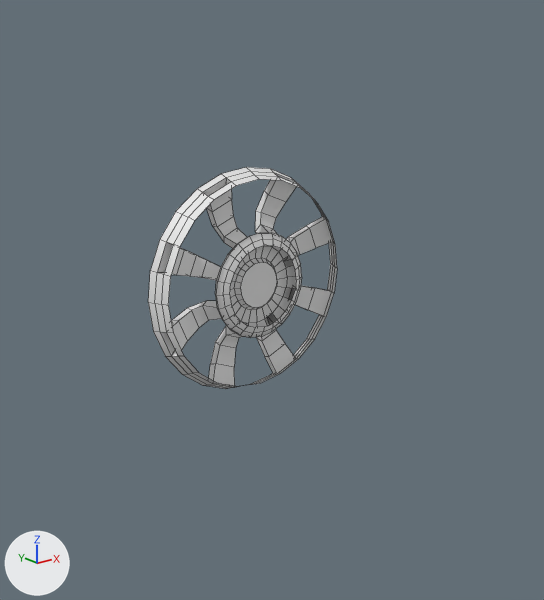
An edit to the OBJ model Maya/Scenes/Wheel.obj, drawn before and after from the same camera.
Camera for both pictures: a 50 mm camera at (-3.85, -4.45, 1.83) aimed at (-0.16, 0.16, -0.01). Lighting does not change. The marker at lower left points along +X, +Y and +Z. Mesh edges are drawn as thin lines. Where no turn or scale is listed for an object, it has been applied to the vertices. Vertices at the same position are counted once.

The first picture shows 'Wheel'.
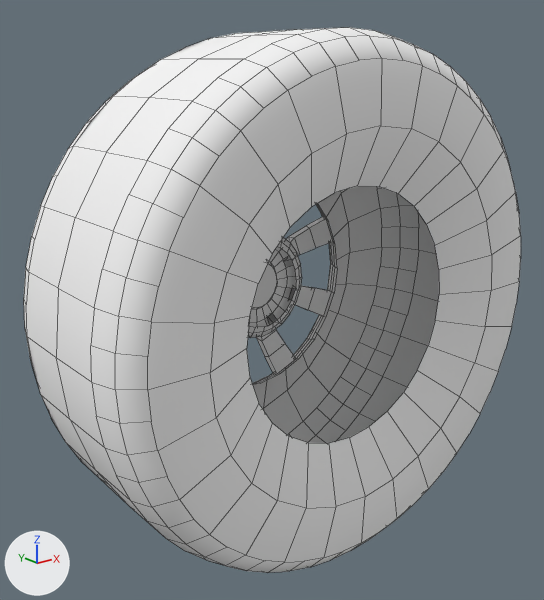
Changed parts and their boxes (x1, y1, x2, y2) in the pictures (544 x 600 px):
'Wheel', reshaped (162% wider, 145% taller): before (148, 167, 337, 389); after (24, 27, 521, 573)
part 1 of me_wheel, added: after (24, 27, 521, 573)
part 2 of me_wheel, recoloured: before (148, 167, 337, 389); after (248, 203, 337, 384)

Edits to the bpy script that builds the scene:
```text
Add mat_wheelblinn1:
    mat_wheelblinn1 = principled_material('WheelBlinn1')
    mat_wheelblinn1.base_color = (0.91, 0.91, 0.91)  # white #f5f5f5
    mat_wheelblinn1.roughness = 1.0
Change me_wheel:
    used by ob_wheel; location = (0.0, 0.0, 0.0)
    remove me_wheel.from_pydata(...)  # 360 vertices, 329 faces; spans x -1.0..1.0, y 0.47..0.78, z -1.0..1.0
    add me_wheel.from_pydata(...)  # 836 vertices, 721 faces; spans x -2.07..2.07, y -0.82..0.89, z -2.07..2.07
    me_wheel part 1: a new loose piece of 476 vertices spanning x -2.07..2.07, y -0.82..0.89, z -2.07..2.07, in mat_wheelblinn1 (white #f5f5f5)
    me_wheel part 2: 329 faces spanning x -1.0..1.0, y 0.47..0.78, z -1.0..1.0 switch from no material to mat_wheelblinn1 (white #f5f5f5)
```
